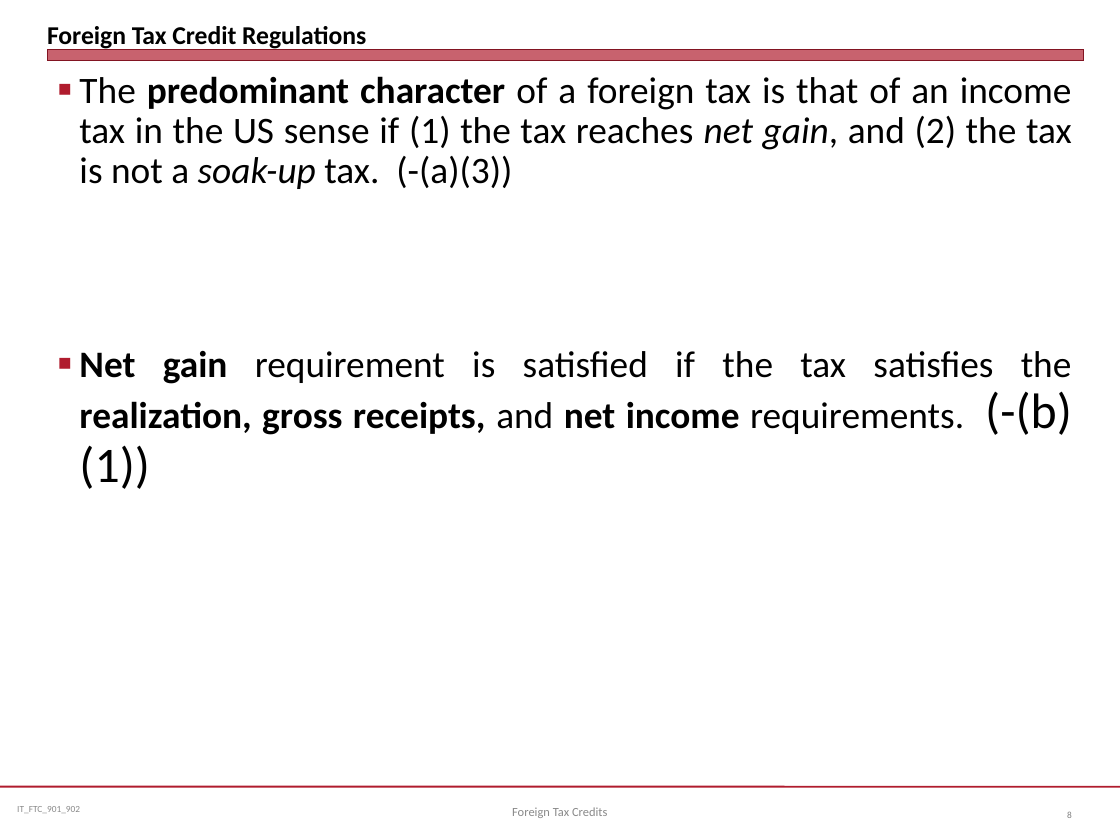
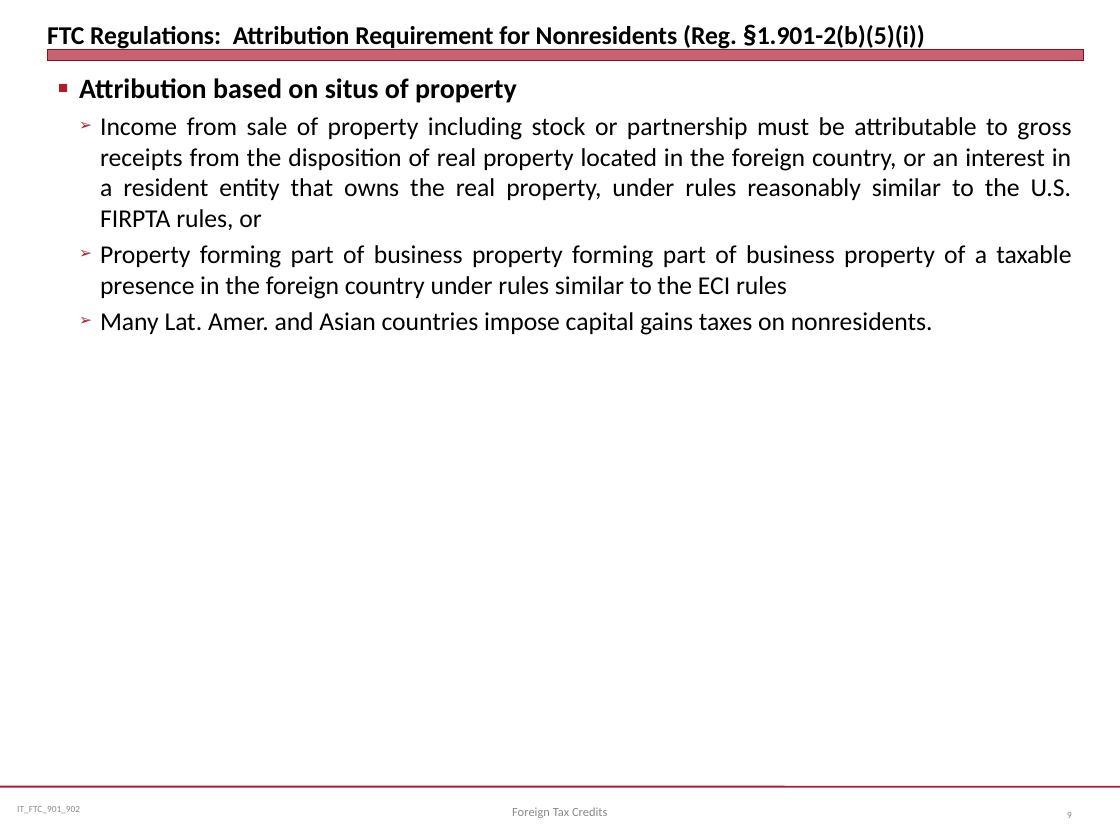
Before and after one commit to jmc877/International-Tax, a slide deck: slide 9 of slides/IT_FTC_901_22.pptx (slide 8 before the commit). Drawn at 1120x840 pixels with LibreOffice and Linux fonts; fonts in the diff are those of the drawing. Boxes give left, top, right and bottom in pixels: in the first picture for what was removed or moved away, otherwise in the second. Text is boxed around its words. In the diff, an @@ line names an element or a change of style, - is before the commit and + after.

```diff
--- a/slides/IT_FTC_901_22.pptx
+++ b/slides/IT_FTC_901_22.pptx
@@ title at bbox=[47, 25, 925, 50]: text changed @@
-Foreign Tax Credit Regulations
+FTC Regulations: Attribution Requirement for Nonresidents (Reg. §1.901-2(b)(5)(i))
@@ text at bbox=[79, 78, 1072, 335]: text changed; size 24 to 16.5 pt @@
-■ The predominant character of a foreign tax is that of an income tax in the US sense if (1) the tax reaches net gain, and (2) the tax is not a soak-up tax. (-(a)(3))
-■ Net gain requirement is satisfied if the tax satisfies the realization, gross receipts, and net income requirements. (-(b)(1))
+■ Attribution based on situs of property
+  ➢ Income from sale of property including stock or partnership must be attributable to gross receipts from the disposition of real property located in the foreign country, or an interest in a resident entity that owns the real property, under rules reasonably similar to the U.S. FIRPTA rules, or
+  ➢ Property forming part of business property forming part of business property of a taxable presence in the foreign country under rules similar to the ECI rules
+  ➢ Many Lat. Amer. and Asian countries impose capital gains taxes on nonresidents.
```
Also in this commit, not shown: 2 other slides changed, 1 slide added, 1 other file.
